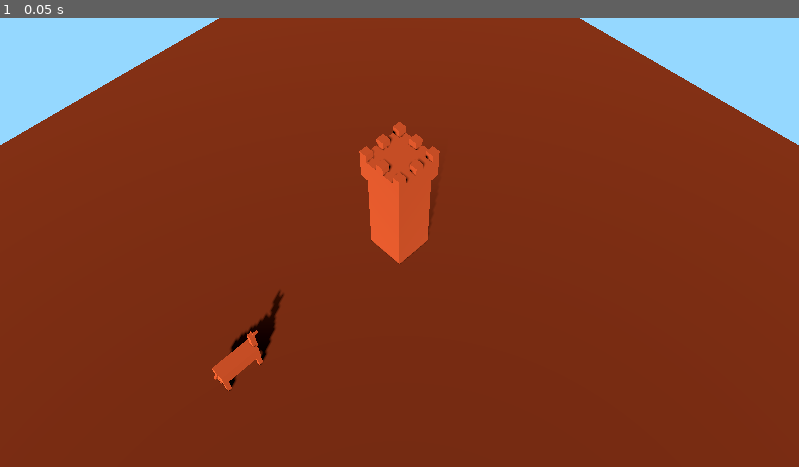
Above: before the commit, frame 1.
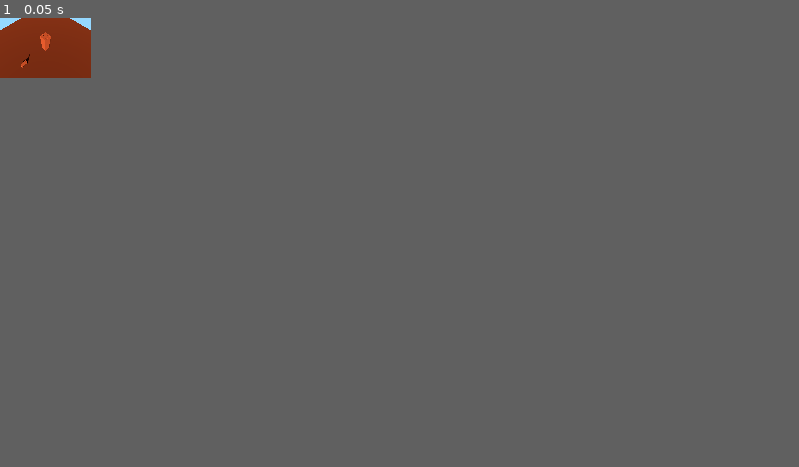
Above: after the commit, the same moment.

Repository: mjviljan/godot4-3d-camera-movement-template
Game: Godot game, scene res://World.tscn
Two runs of this game, one before a commit and one after it. Both use one fixed random seed, a clock stepped at 60 frames per second and the inputs below.
Inputs:
- Up to frame 1 (0.05 s): no input
The window is 799x449 before the commit and 91x60 after it. Grey fills any space a smaller window leaves; there, only what the larger window draws over its background counts as a difference.

The runs differ from the first frame. In frame 1, 10% of the frame differs, in the area x 0-100%, y 0-84%.

Commit message:
Automatically size and center the game window

Diff:
--- a/camera.gd
+++ b/camera.gd
@@ -6,6 +6,15 @@
 var distance_from_camera: Vector3
 
 func _ready():
+	var window = get_window()
+	var screen_rect = DisplayServer.screen_get_usable_rect(window.current_screen)
+	var window_side_length = min(screen_rect.size.x, screen_rect.size.y) * .95
+	# this is for a horizontal screen, with the window being wider than it is tall
+	DisplayServer.window_set_size(Vector2(1.5 * window_side_length, window_side_length))
+	var window_size = DisplayServer.window_get_size_with_decorations()
+	# center window
+	window.position = screen_rect.position + ((screen_rect.size - window_size) / 2)
+
 	distance_from_camera = position
 
 func _process(delta):
--- a/project.godot
+++ b/project.godot
@@ -15,6 +15,11 @@
 run/main_scene="res://World.tscn"
 config/features=PackedStringArray("4.3", "Forward Plus")
 config/icon="res://icon.svg"
+
+[display]
+
+window/size/viewport_width=1
+window/size/viewport_height=1
 
 [input]
 
